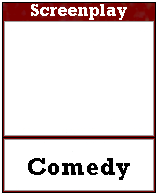
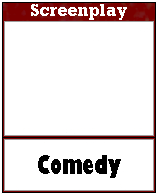
Layers edited between the first and the second 158 x 195 image:
painted on "Comedy #1" over [left=28, top=155, right=130, bottom=180]
